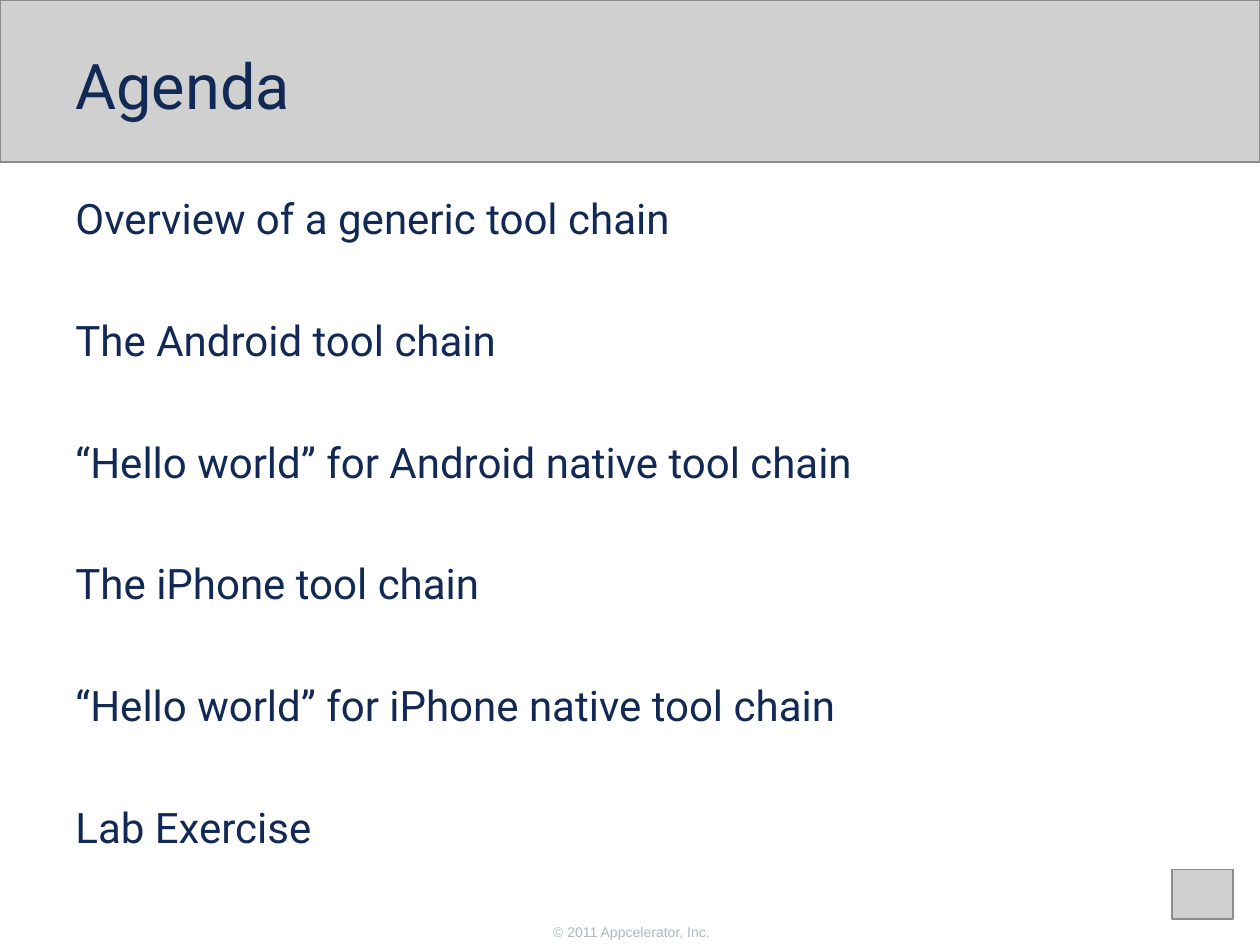
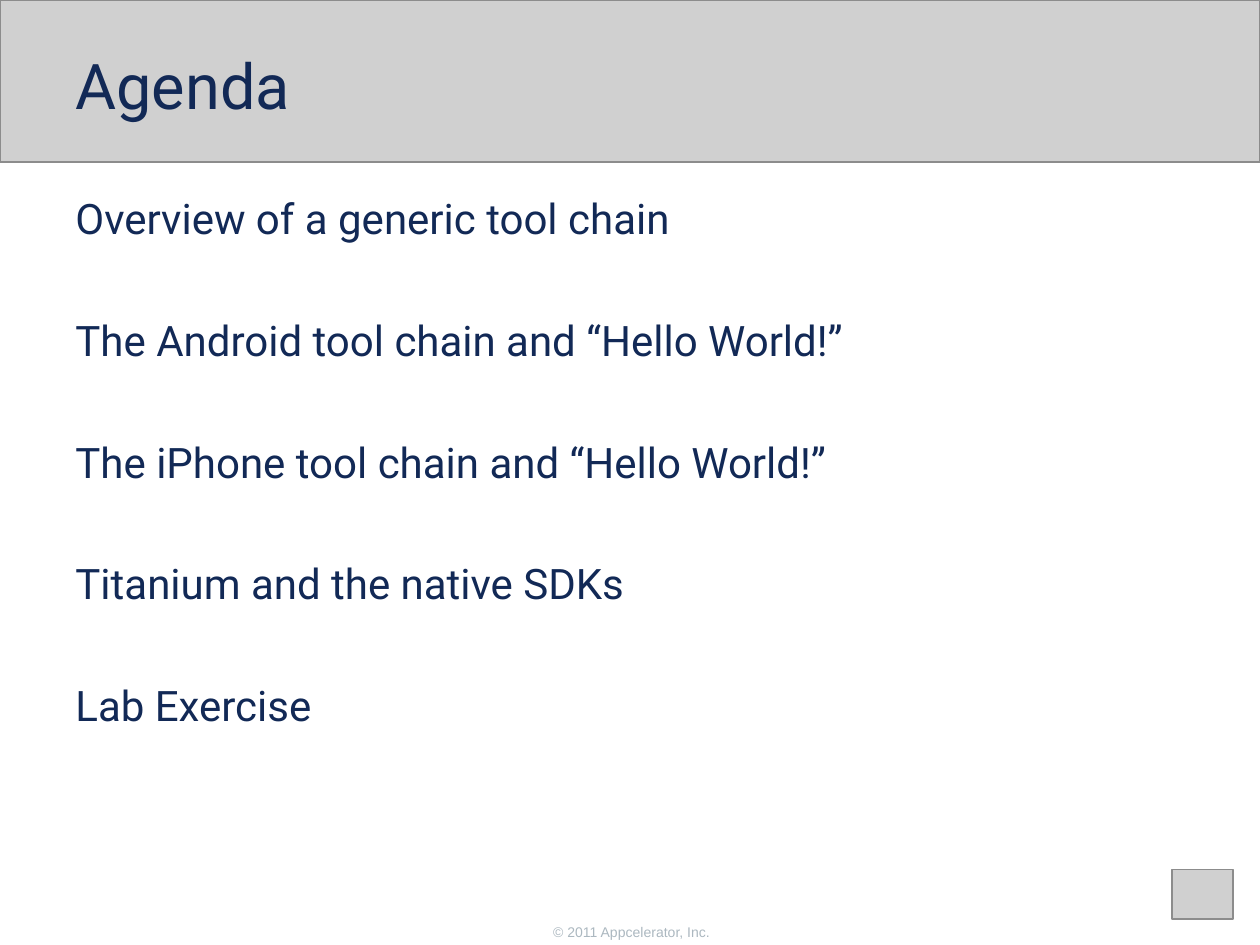
Before and after one commit to appcelerator-training-archive/tcad_certification, a slide deck: slide 3 of 210/210.ppt. Drawn at 1260x945 pixels with LibreOffice and Linux fonts; fonts in the diff are those of the drawing; grey boxes stand for pictures. Boxes give left, top, right and bottom in pixels: in the first picture for what was removed or moved away, otherwise in the second. Text is boxed around its words. In the diff, an @@ line names an element or a change of style, - is before the commit and + after.

```diff
--- a/210/210.ppt
+++ b/210/210.ppt
@@ text at [75,324,842,600]: text changed @@
-The Android tool chain
-“Hello world” for Android native tool chain
-The iPhone tool chain
-“Hello world” for iPhone native tool chain
+The Android tool chain and “Hello World!”
+The iPhone tool chain and “Hello World!”
+Titanium and the native SDKs
```
Also in this commit, not shown: 3 other slides changed, 3 slides added, 1 slide removed.
